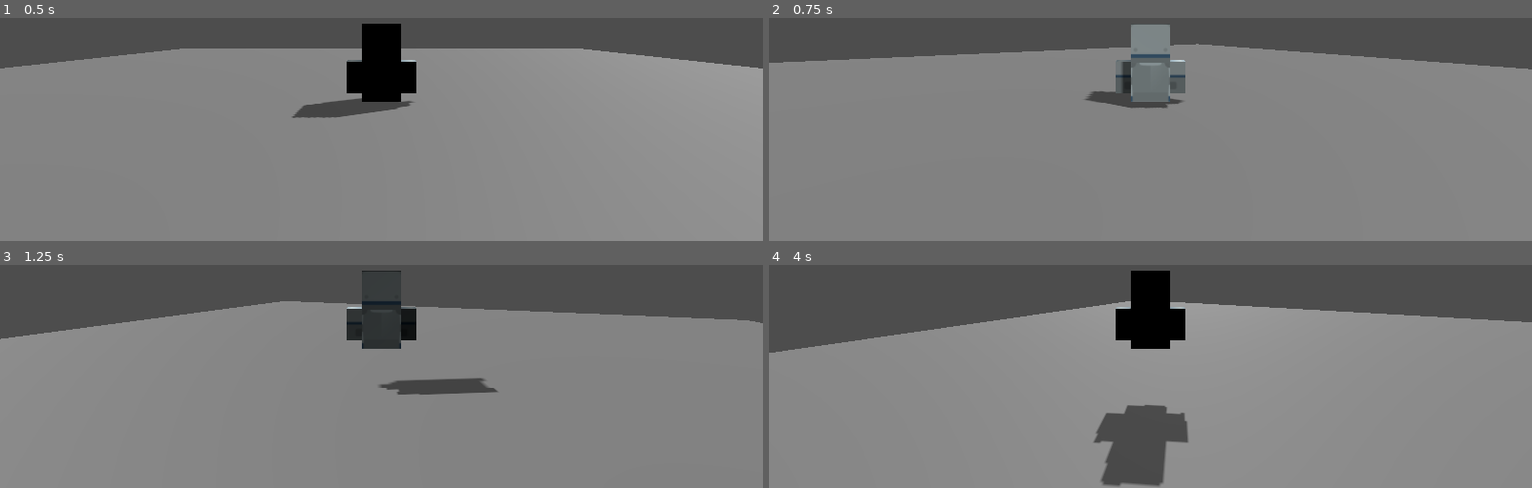
Above: before the commit, frames 1-4 (two rows, left to right).
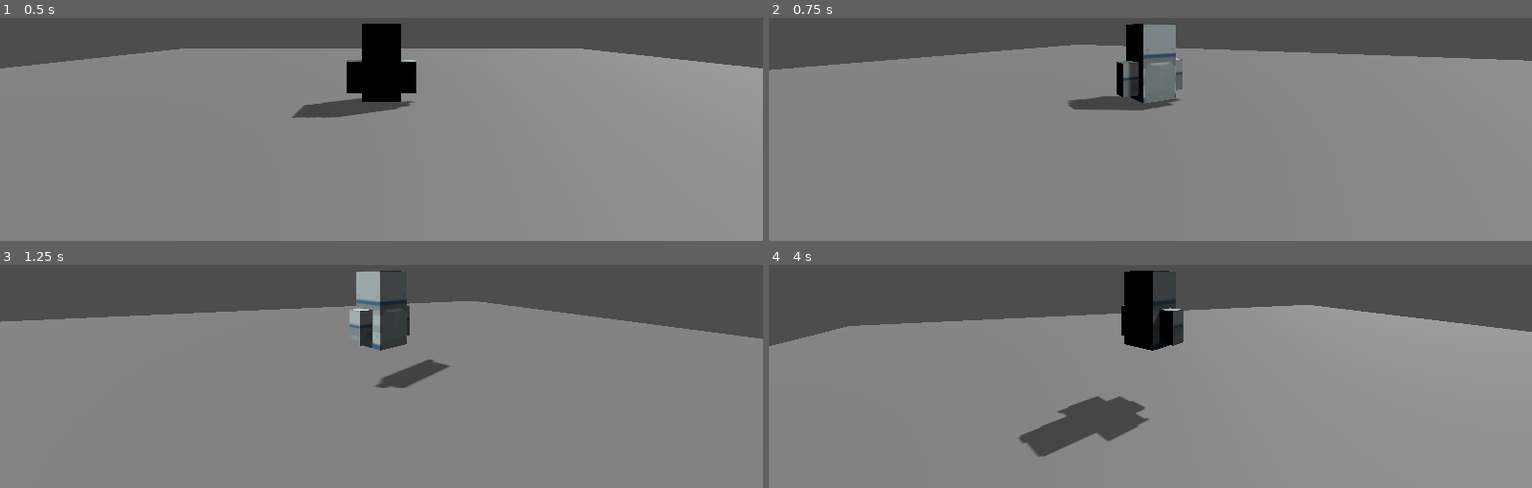
Above: after the commit, the same moments.

Repository: JaeMark/SwordswornCustodian
Game: Godot game, scene res://Maps/Castle.tscn
The game is run twice, just before and just after one commit, with the same random seed, the same clock (stepped at 60 frames per second) and the same inputs.
Inputs:
- Up to frame 1 (0.5 s): no input
- Up to frame 2 (0.75 s): tap Enter at 0.5 s; hold D (right) from 0.53 s (still down)
- Up to frame 3 (1.25 s): keep holding D (right); tap Space (jump) at 0.77 s
- Up to frame 4 (4 s): release D (right) at 1.28 s; hold S (back) 1.28-2.03 s; tap Space (jump) at 1.52, 3.02, 3.77 s; hold D (right) 2.03-2.78 s; hold W (forward) 2.78-3.53 s; hold A (left) from 3.53 s (still down)

Frame 1 is identical in both runs. In frame 2, 3.1% of the frame differs, in the area x 0-100%, y 2-42%; in frame 3, 5.5%; in frame 4, 7.9%, in the area x 0-100%, y 2-100%.

Commit message:
Added camera rotation lag

Diff:
--- a/Player/Player.tscn
+++ b/Player/Player.tscn
@@ -17,8 +17,8 @@
 [node name="KnightBlue" type="MeshInstance3D" parent="."]
 mesh = ExtResource("1_y1rqk")
 
-[node name="SpringArm3D" type="SpringArm3D" parent="KnightBlue"]
+[node name="SpringArm3D" type="SpringArm3D" parent="."]
 transform = Transform3D(1, 0, 0, 0, 1, 0, 0, 0, 1, 0, 5, 0)
 spring_length = 20.0
 
-[node name="Camera3D" type="Camera3D" parent="KnightBlue/SpringArm3D"]
+[node name="Camera3D" type="Camera3D" parent="SpringArm3D"]
--- a/Scripts/PlayerController.gd
+++ b/Scripts/PlayerController.gd
@@ -4,12 +4,16 @@
 @export var acceleration = 4.0
 @export var jump_speed = 8.0
 @export var rotation_speed = 5.0
+@export var camera_lag = 0.1 # Adjust this value to control the camera lag
 
 # Get the gravity from the project settings to be synced with RigidBody nodes.
 var gravity = ProjectSettings.get_setting("physics/3d/default_gravity")
 
 @onready var spring_arm = $SpringArm3D
 @onready var model = $KnightBlue
+
+var target_rotation = 0.0
+var target_spring_rotation = 0.0
 
 func _physics_process(delta):
 	# Add the gravity.
@@ -22,9 +26,13 @@
 
 	# Handle rotation based on input.
 	var input_dir = Input.get_vector("left", "right", "forward", "back")
+
 	# Rotate the player left or right
 	if input_dir.x != 0:
 		model.rotation.y += input_dir.x * rotation_speed * delta
+		target_spring_rotation += input_dir.x * rotation_speed * delta
+
+	spring_arm.rotation.y = lerp_angle(spring_arm.rotation.y, target_spring_rotation, camera_lag)
 
 	handle_movement_input(delta)
 	move_and_slide()
